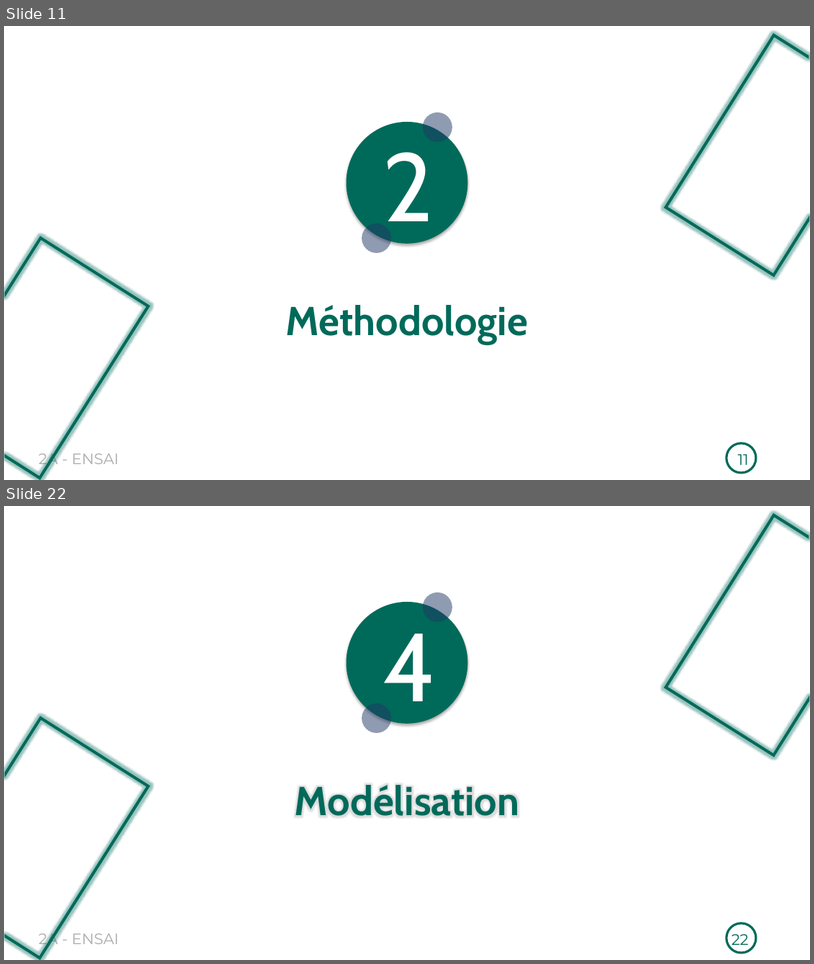
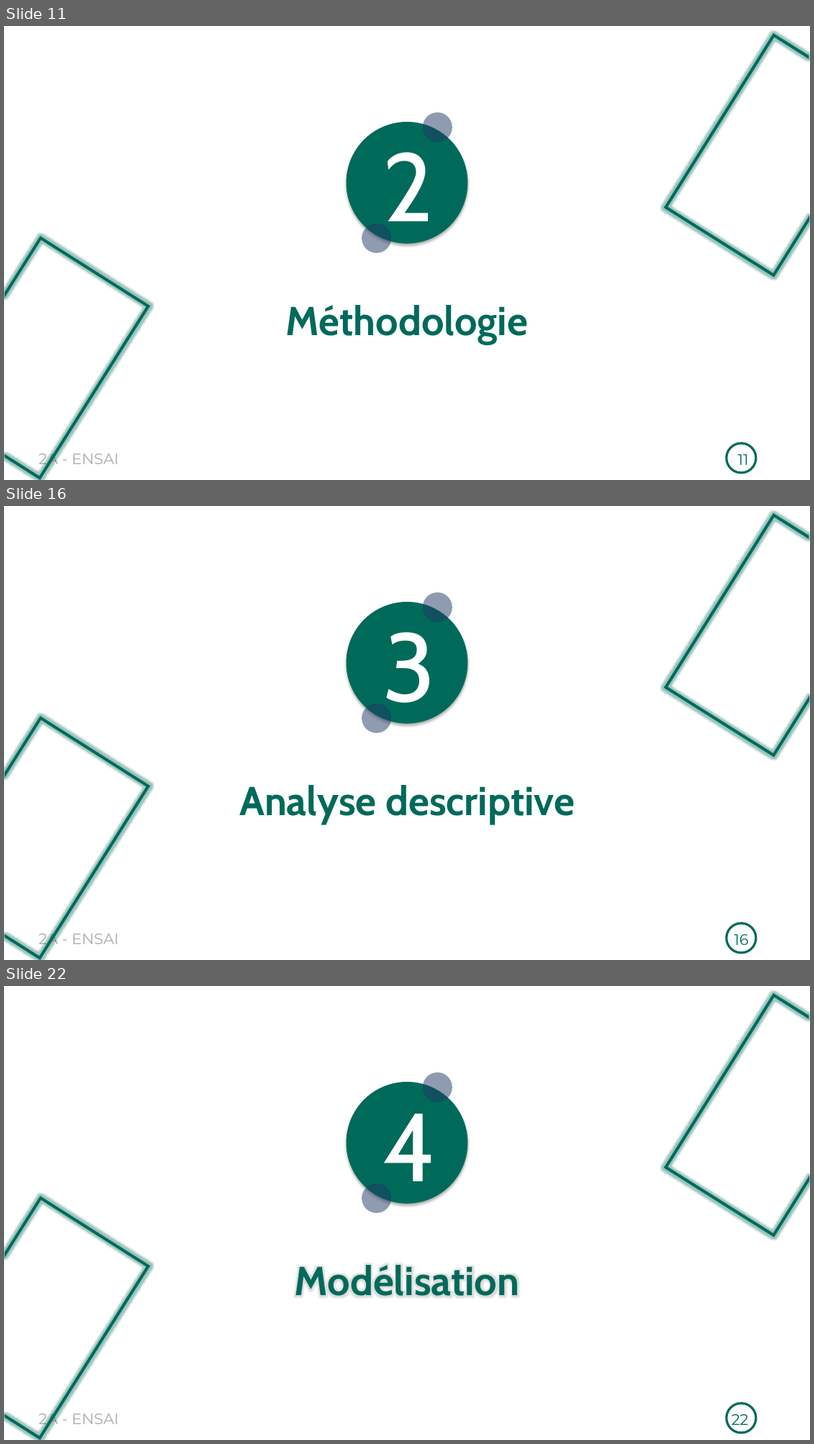
Before and after one commit to Richard-GOZAN/Projet-Stat-2A-Ensai, a slide deck: Présentation/Soutenance_Groupe25.pptx. Shown one above the other, each under a label of ours: slides 11 and 22 before the commit, slides 11, 16 and 22 after it; the slides between them are not shown. The pictures are 814x964 and 814x1444 pixels, drawn with LibreOffice and Linux fonts; fonts in the diff are those of the drawing. Boxes give left, top, right and bottom in pixels: in the first picture for what was removed or moved away, otherwise in the second. Text is boxed around its words. In the diff, an @@ line names an element or a change of style, - is before the commit and + after.

Commit message:
Analyse desc

```diff
--- a/Présentation/Soutenance_Groupe25.pptx
+++ b/Présentation/Soutenance_Groupe25.pptx
@@ slide 16 added at (x1=4, y1=506, x2=810, y2=960), background #FFFFFF; not listed: 7 template elements that a slide beside it also shows @@
@@ text added at (x1=383, y1=632, x2=435, y2=722), 115 pt, text #FFFFFF @@
+3
@@ text added at (x1=239, y1=785, x2=575, y2=824), 48 pt, text #006A5A, bold @@
+Analyse descriptive
@@ page number added at (x1=734, y1=934, x2=748, y2=944), 18 pt, text #006A5A @@
+16
```
Also in this commit, not shown: 5 slides changed, 1 slide removed, 1 other file.
